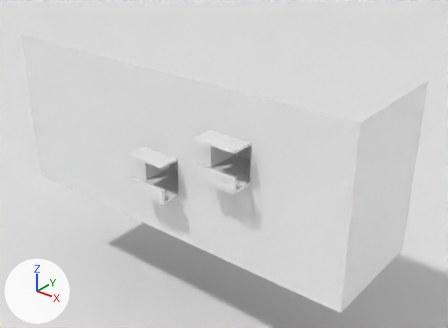
The glTF model public/modelos/Matrix/MatrixV2.glb as it was, and as the next commit left it.
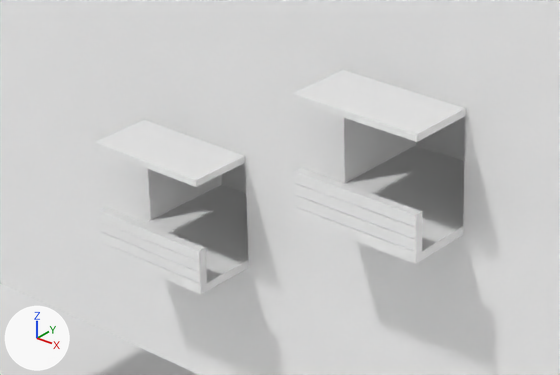
Each version is shown whole from a 50 mm lens placed at (21.4, -33.7, 32.7), pointed at (-4.4, -1.5, 12.8), then close up on the part from 21% to 63% of the width and 33% to 71% of the height. The lights are fixed; the arrows at lower left show +X, +Y and +Z.

In view in the first close-up: 'Balcon_Inferior_Suelo', 'Balcon_Inferior_Tejado', 'Balcon_Superior_Suelo', 'Balcon_Superior_Tejado', 'Pared', 'Suelo'.
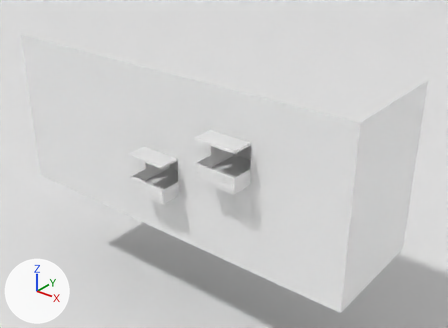
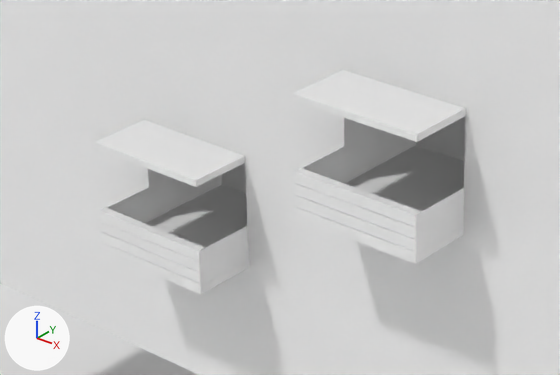
Where the change shows, as pixel boxes [x1, y1, x2, y2] in the close-ups (560 x 375 px):
'Cristales', added: after [107, 146, 464, 283]

What the commit changed:
Mesh me_cristales is new.
It has 96 vertices, 176 faces and spans x -8.06..1.24, y -7.28..-5.88, z 12.04..15.79.
Object 'Cristales' (ob_cristales) is new; it shows me_cristales.
Its location is (0.0, 0.0, 0.0).
